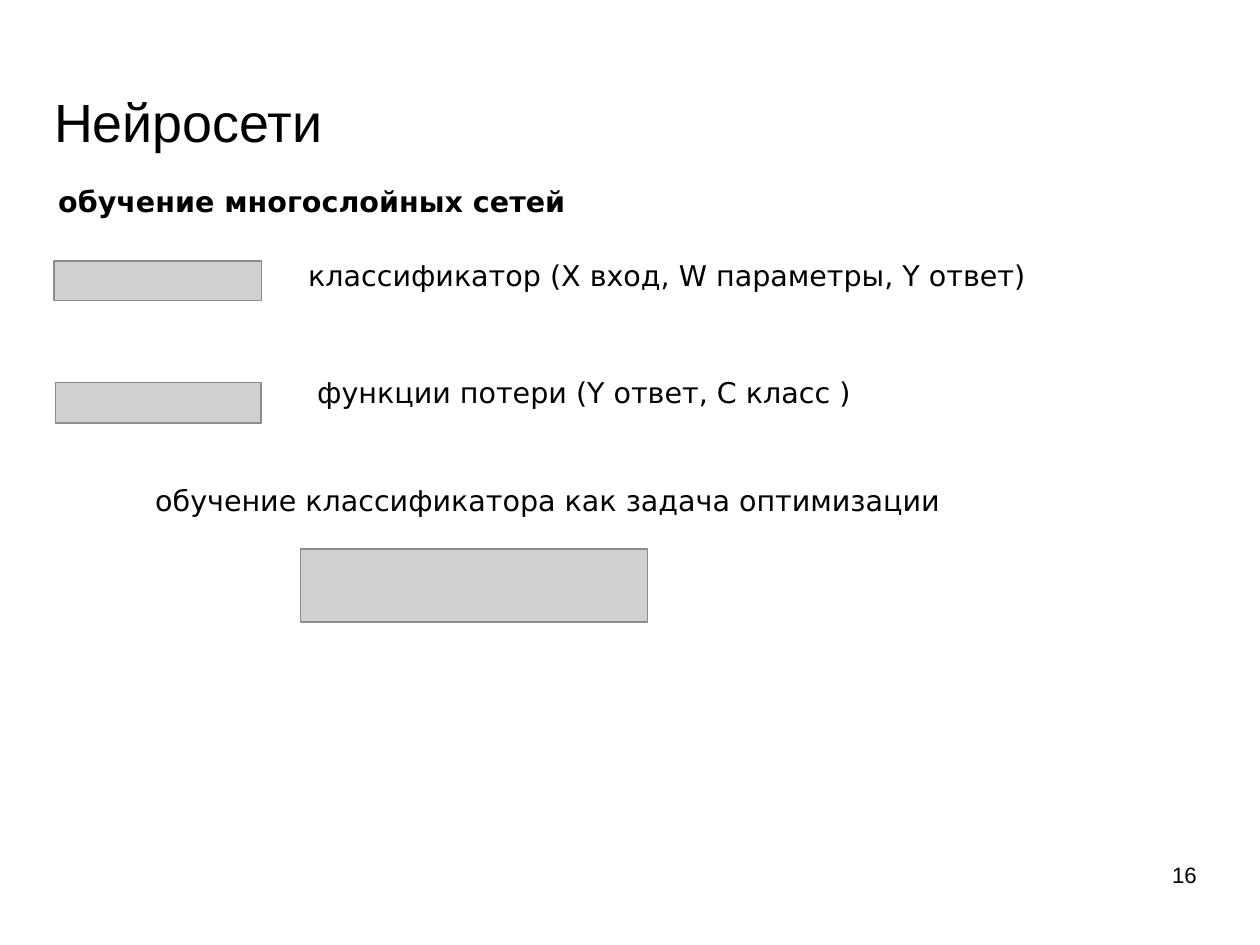
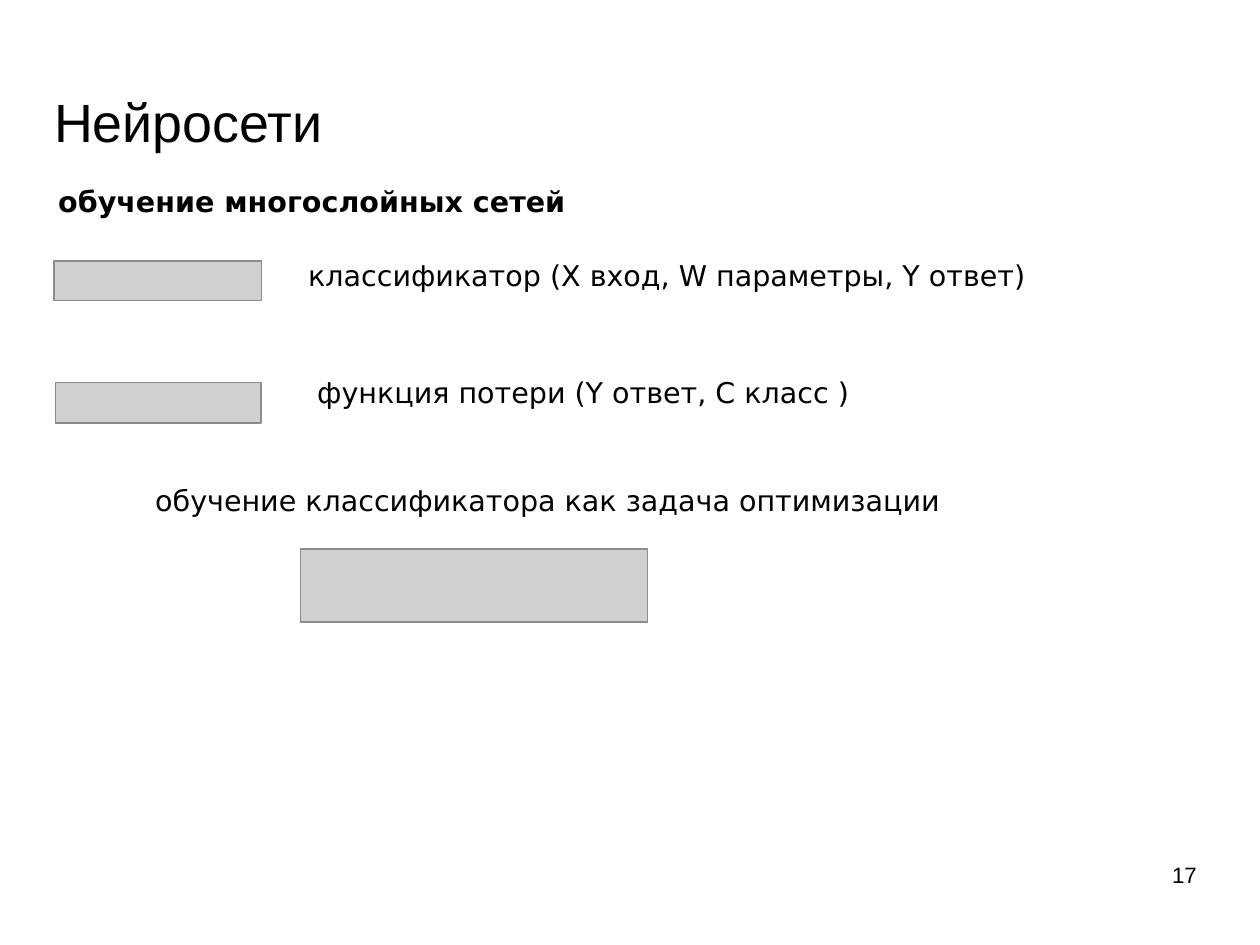
Before and after one commit to mechanoid5/ml_lectorium_legacy, a slide deck: slide 17 of 10-ann.odp (slide 16 before the commit). Drawn at 1260x945 pixels with LibreOffice and Linux fonts; fonts in the diff are those of the drawing; grey boxes stand for pictures; background and template pictures are left out. Boxes give left, top, right and bottom in pixels: in the first picture for what was removed or moved away, otherwise in the second. Text is boxed around its words. In the diff, an @@ line names an element or a change of style, - is before the commit and + after.

```diff
--- a/10-ann.odp
+++ b/10-ann.odp
@@ text at [317, 381, 828, 409]: text changed @@
-функции потери (Y ответ, С класс )
+функция потери (Y ответ, С класс )
@@ page number at [1172, 867, 1197, 883]: text changed @@
-16
+17
```
Also in this commit, not shown: 2 slides added, 1 other file.
